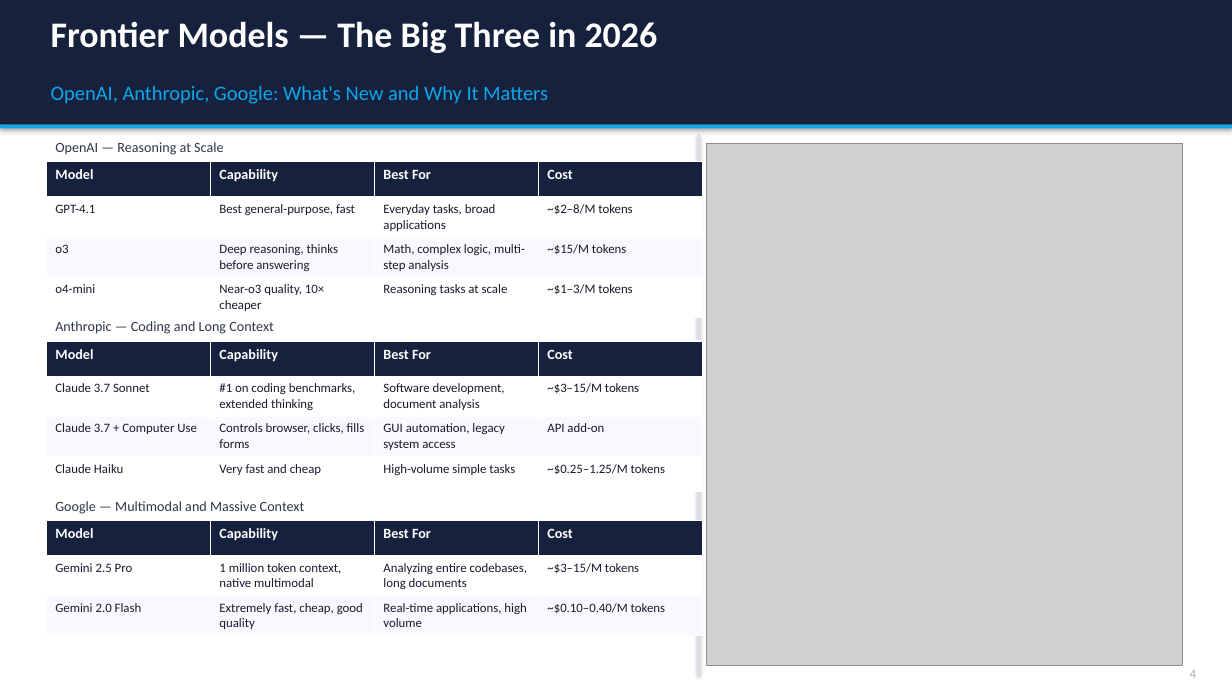
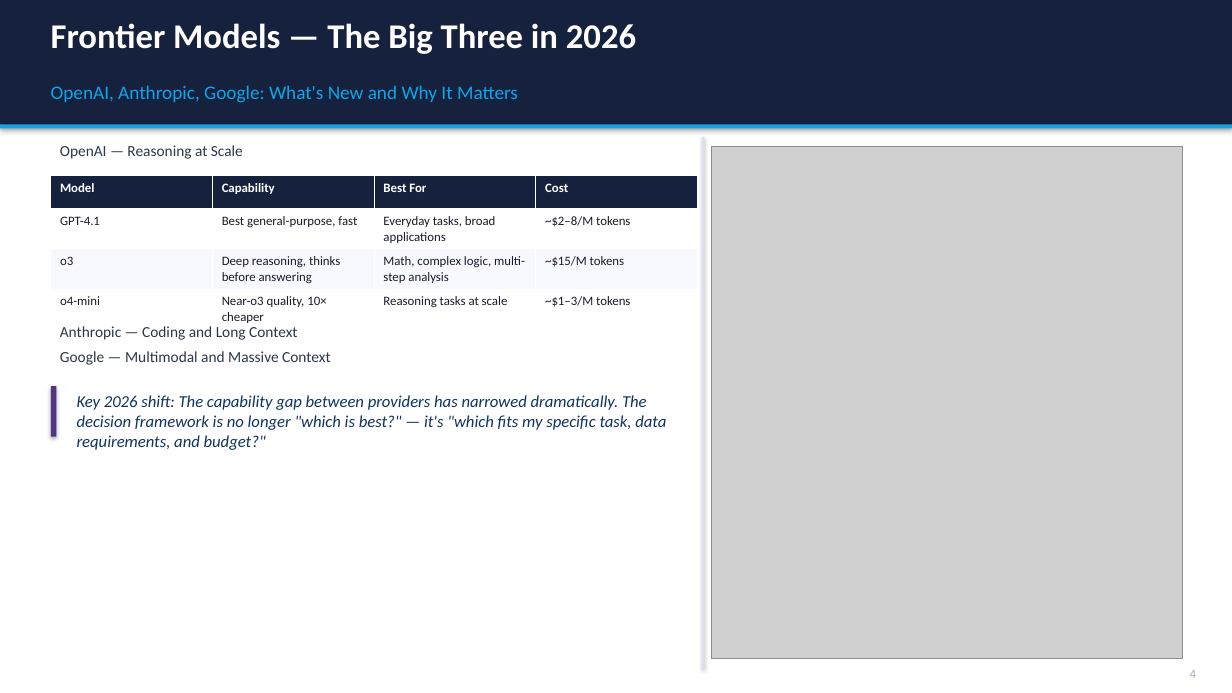
Before and after one commit to appjr/GenAIForBusinessOnline, a slide deck: slide 5 of Class 11/Week11_AI_Trends_Slides.pptx. Drawn at 1232x693 pixels with LibreOffice and Linux fonts; fonts in the diff are those of the drawing; grey boxes stand for pictures. Boxes give left, top, right and bottom in pixels: in the first picture for what was removed or moved away, otherwise in the second. Text is boxed around its words. In the diff, an @@ line names an element or a change of style, - is before the commit and + after.

```diff
--- a/Class 11/Week11_AI_Trends_Slides.pptx
+++ b/Class 11/Week11_AI_Trends_Slides.pptx
@@ text "Frontier Models — The Big ..." at bbox=[51, 23, 636, 54]: size 28 to 27 pt @@
@@ text "OpenAI, Anthropic, Google: What's New ..." at bbox=[51, 85, 518, 103]: size 16 to 15 pt @@
@@ text "OpenAI — Reasoning at Scale" at bbox=[60, 145, 243, 159]: size 11 to 12 pt; more space between paragraphs @@
@@ rectangle: place and size @@
-rectangle at bbox=[698, 134, 701, 675]
+rectangle at bbox=[702, 137, 704, 668]
@@ picture: place and size @@
-picture at bbox=[707, 143, 1183, 665]
+picture at bbox=[712, 146, 1183, 659]
@@ table at bbox=[51, 176, 698, 327] @@
@@ size 11 to 10 pt in "Model", "Capability", "Best For", "Cost" @@
@@ table: place and size @@
-table at bbox=[46, 162, 701, 315]
+table at bbox=[51, 176, 698, 327]
@@ text at bbox=[60, 326, 298, 340]: size 11 to 12 pt in "Anthropic — Coding and Long Context"; more space between paragraphs @@
@@ table removed at bbox=[46, 341, 701, 482], 4 rows, 4 columns @@
-Model | Capability | Best For | Cost
-Claude 3.7 Sonnet | #1 on coding benchmarks, extended thinking | Software development, document analysis | ~$3–15/M tokens
-Claude 3.7 + Computer Use | Controls browser, clicks, fills forms | GUI automation, legacy system access | API add-on
-Claude Haiku | Very fast and cheap | High-volume simple tasks | ~$0.25–1.25/M tokens
@@ text at bbox=[60, 351, 331, 365]: paragraph added @@
+Google — Multimodal and Massive Context
@@ rectangle added at bbox=[51, 386, 56, 437], fill #533483 @@
@@ text added at bbox=[77, 395, 666, 450], 13 pt, text #0F3460, italic @@
+Key 2026 shift: The capability gap between providers has narrowed dramatically. The decision framework is no longer "which is best?" — it's "which fits my specific task, data requirements, and budget?"
@@ text removed at bbox=[55, 501, 305, 514] @@
-Google — Multimodal and Massive Context
@@ table removed at bbox=[46, 520, 701, 633], 3 rows, 4 columns @@
-Model | Capability | Best For | Cost
-Gemini 2.5 Pro | 1 million token context, native multimodal | Analyzing entire codebases, long documents | ~$3–15/M tokens
-Gemini 2.0 Flash | Extremely fast, cheap, good quality | Real-time applications, high volume | ~$0.10–0.40/M tokens
```
Also in this commit, not shown: 31 other slides changed, 13 other files.
